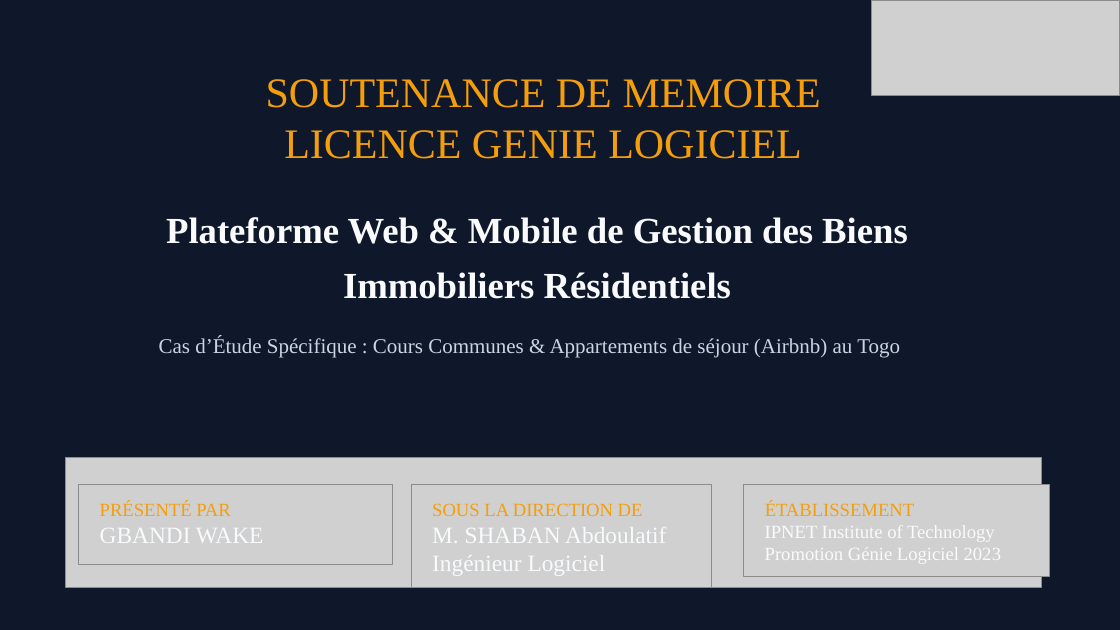
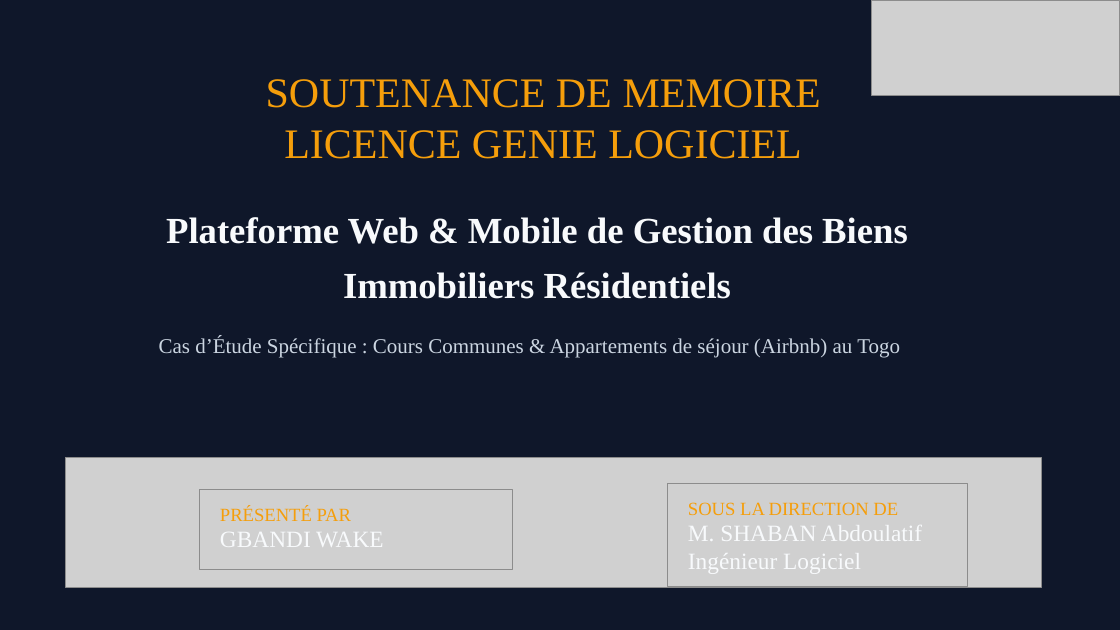
Before and after one commit to xavierGIT04/Soutenance, a slide deck: slide 1 of Soutenance de Licence - GBANDI WAKE (1).pptx. Drawn at 1120x630 pixels with LibreOffice and Linux fonts; fonts in the diff are those of the drawing; grey boxes stand for pictures; background and template pictures are left out. Boxes give left, top, right and bottom in pixels: in the first picture for what was removed or moved away, otherwise in the second. Text is boxed around its words. In the diff, an @@ line names an element or a change of style, - is before the commit and + after.

```diff
--- a/Soutenance de Licence - GBANDI WAKE (1).pptx
+++ b/Soutenance de Licence - GBANDI WAKE (1).pptx
@@ picture removed at <box>744,485,1050,576</box> @@
@@ text removed at <box>765,502,914,516</box> @@
-ÉTABLISSEMENT
@@ 2 texts, 1 picture: place and size @@
-2 texts, 1 picture at <box>79,485,393,565</box>
+2 texts, 1 picture at <box>199,490,513,570</box>
@@ 2 texts, 1 picture: place and size @@
-2 texts, 1 picture at <box>412,485,712,588</box>
+2 texts, 1 picture at <box>667,483,968,586</box>
@@ text removed at <box>765,525,1001,562</box> @@
-IPNET Institute of Technology
-Promotion Génie Logiciel 2023
```
Also in this commit, not shown: 5 other slides changed, 3 other files.
